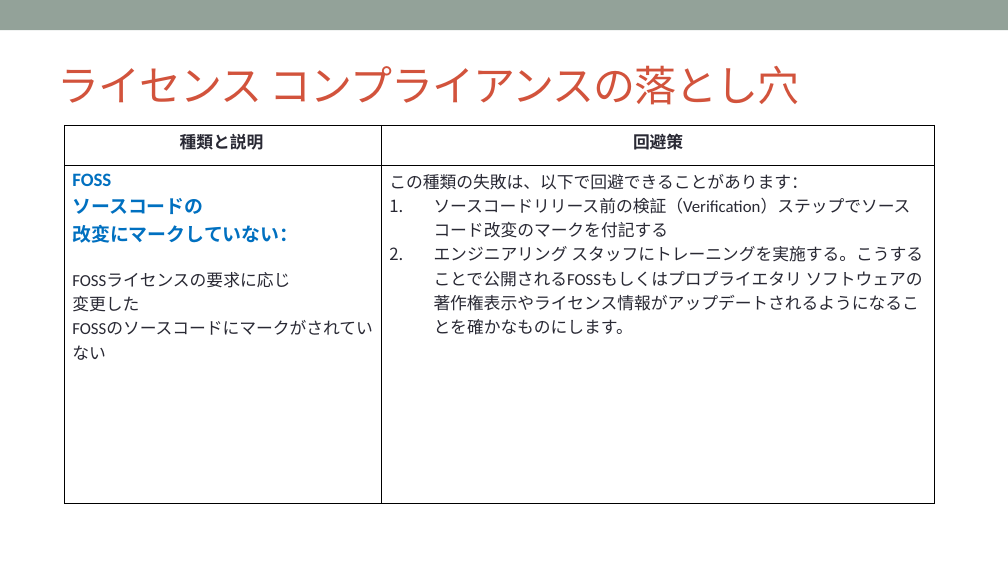
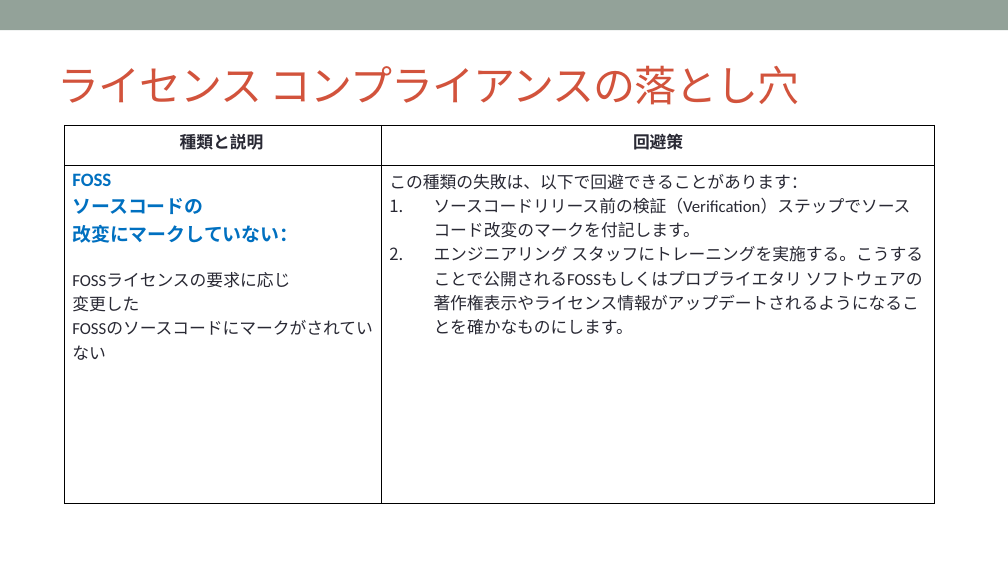
Before and after one commit to OpenChain-Project/Curriculum-Translation-JP, a slide deck: slide 70 of target/openchain-curriculum-release-2.pptx. Drawn at 1008x567 pixels with LibreOffice and Linux fonts; fonts in the diff are those of the drawing; background and template pictures are left out. Boxes give left, top, right and bottom in pixels: in the first picture for what was removed or moved away, otherwise in the second. Text is boxed around its words. In the diff, an @@ line names an element or a change of style, - is before the commit and + after.

```diff
--- a/target/openchain-curriculum-release-2.pptx
+++ b/target/openchain-curriculum-release-2.pptx
@@ table at (x1=65, y1=126, x2=935, y2=504) @@
-row 2, column 2: この種類の失敗は、以下で回避できることがあります： / ソースコードリリース前の検証（Verification）ステップでソースコード改変のマークを付記する / エンジニアリング スタッフにトレーニングを実施する。こうすることで公開されるFOSSもしくはプロプライエタリ ソフトウェアの著作権表示やライセンス情報がアップデートされるようになることを確かなものにします。
+row 2, column 2: この種類の失敗は、以下で回避できることがあります： / ソースコードリリース前の検証（Verification）ステップでソースコード改変のマークを付記します。 / エンジニアリング スタッフにトレーニングを実施する。こうすることで公開されるFOSSもしくはプロプライエタリ ソフトウェアの著作権表示やライセンス情報がアップデートされるようになることを確かなものにします。
```
Also in this commit, not shown: 38 other slides changed, 6 other files.
